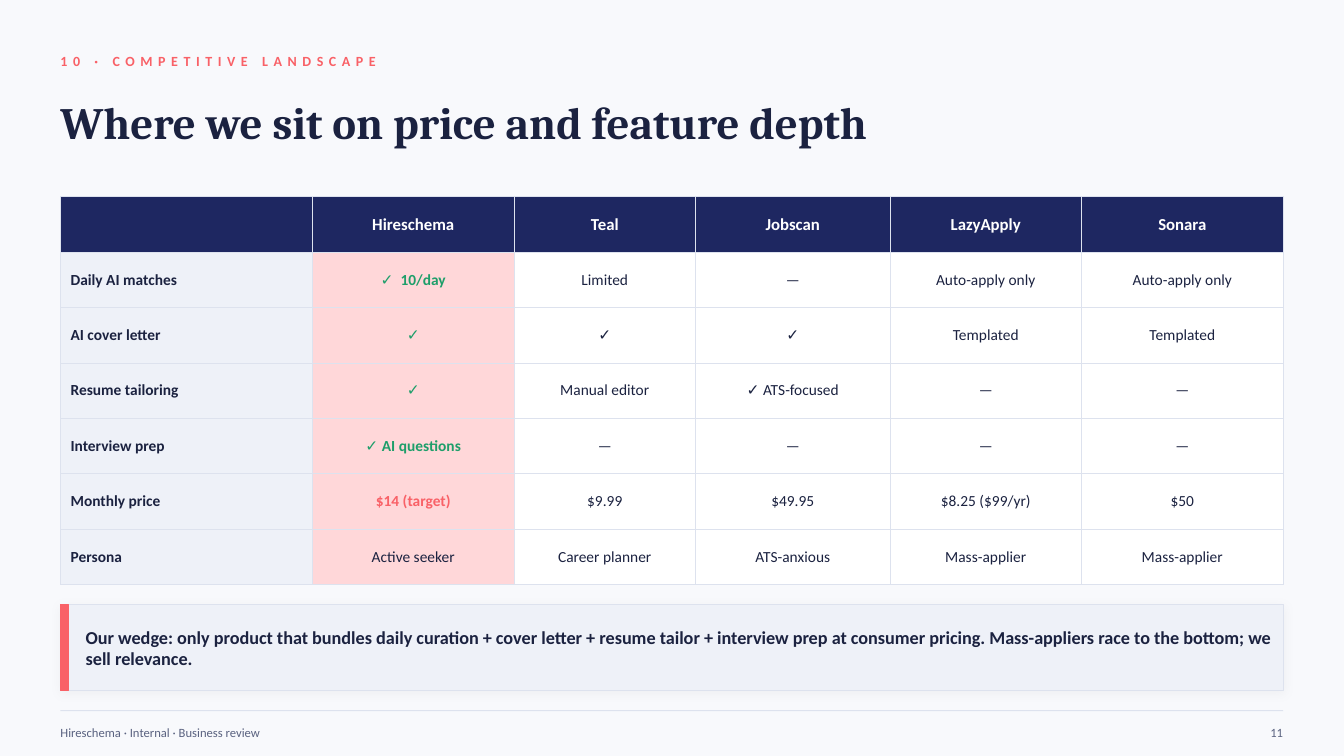
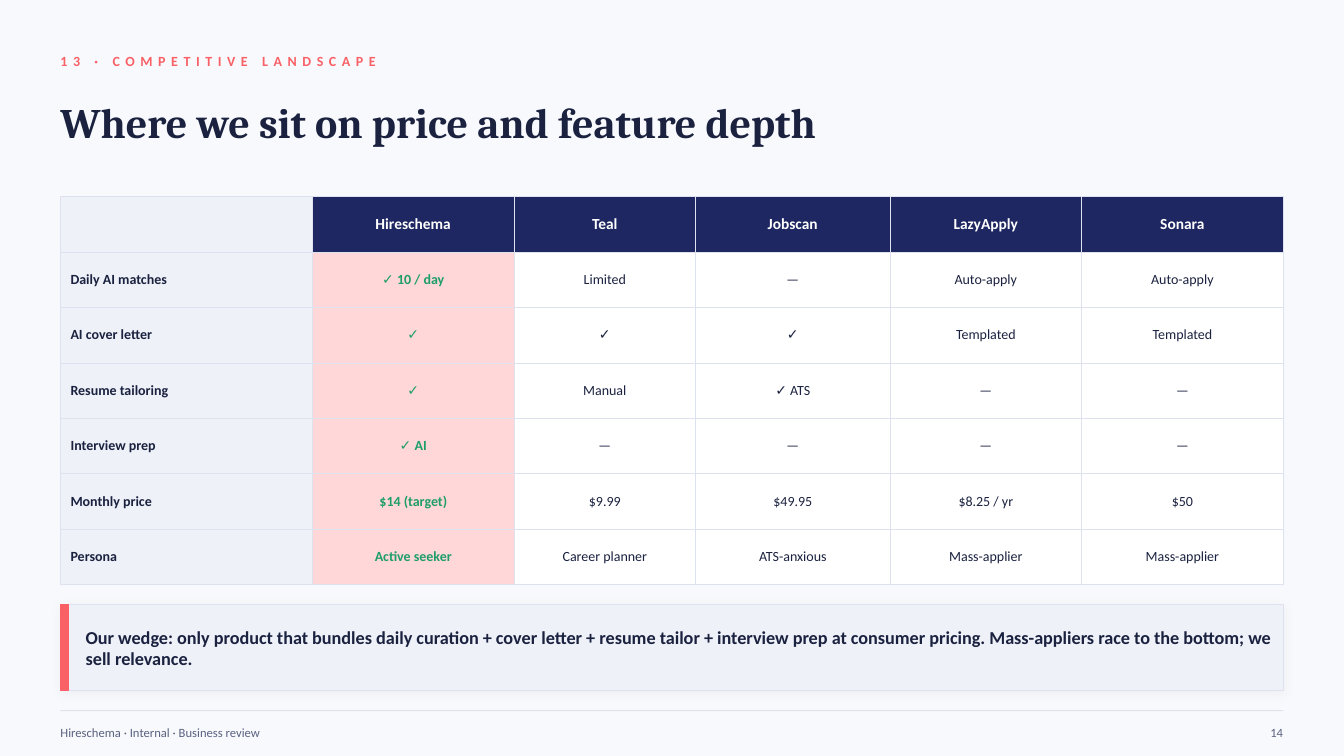
Before and after one commit to rupeshkumar-create/Hireloop, a slide deck: slide 14 of Hireschema-Business-Presentation.pptx (slide 11 before the commit). Drawn at 1344x756 pixels with LibreOffice and Linux fonts; fonts in the diff are those of the drawing. Boxes give left, top, right and bottom in pixels: in the first picture for what was removed or moved away, otherwise in the second. Text is boxed around its words. In the diff, an @@ line names an element or a change of style, - is before the commit and + after.

```diff
--- a/Hireschema-Business-Presentation.pptx
+++ b/Hireschema-Business-Presentation.pptx
@@ text at <box>60,57,376,66</box>: text changed @@
-10 · COMPETITIVE LANDSCAPE
+13 · COMPETITIVE LANDSCAPE
@@ text "Where we sit on price ..." at <box>60,108,816,147</box>: size 32 to 30 pt @@
@@ table at <box>60,197,1284,568</box> @@
-row 2: Daily AI matches | ✓ 10/day | Limited | — | Auto-apply only | Auto-apply only
+row 2: Daily AI matches | ✓ 10 / day | Limited | — | Auto-apply | Auto-apply
-row 4, column 3: Manual editor
+row 4, column 3: Manual
-row 4, column 4: ✓ ATS-focused
+row 4, column 4: ✓ ATS
-row 5, column 2: ✓ AI questions
+row 5, column 2: ✓ AI
-row 6, column 5: $8.25 ($99/yr)
+row 6, column 5: $8.25 / yr
@@ fill #1E2761 to #EEF1F8 in row 1, column 1 @@
@@ size 12 to 11 pt in "Hireschema", "Teal", "Jobscan", "LazyApply" and 1 more places @@
@@ size 11 to 10 pt in "Daily AI matches", "Limited", "—", "AI cover letter" and 25 more places @@
@@ text colour #F96167 to #1E9E6A in "$14 (target)" @@
@@ text colour #1B2240 to #1E9E6A, bold on in "Active seeker" @@
@@ text at <box>1270,729,1283,737</box>: text changed @@
-11
+14
```
Also in this commit, not shown: 16 other slides changed, 7 slides added, 2 slides removed, 9 other files.
